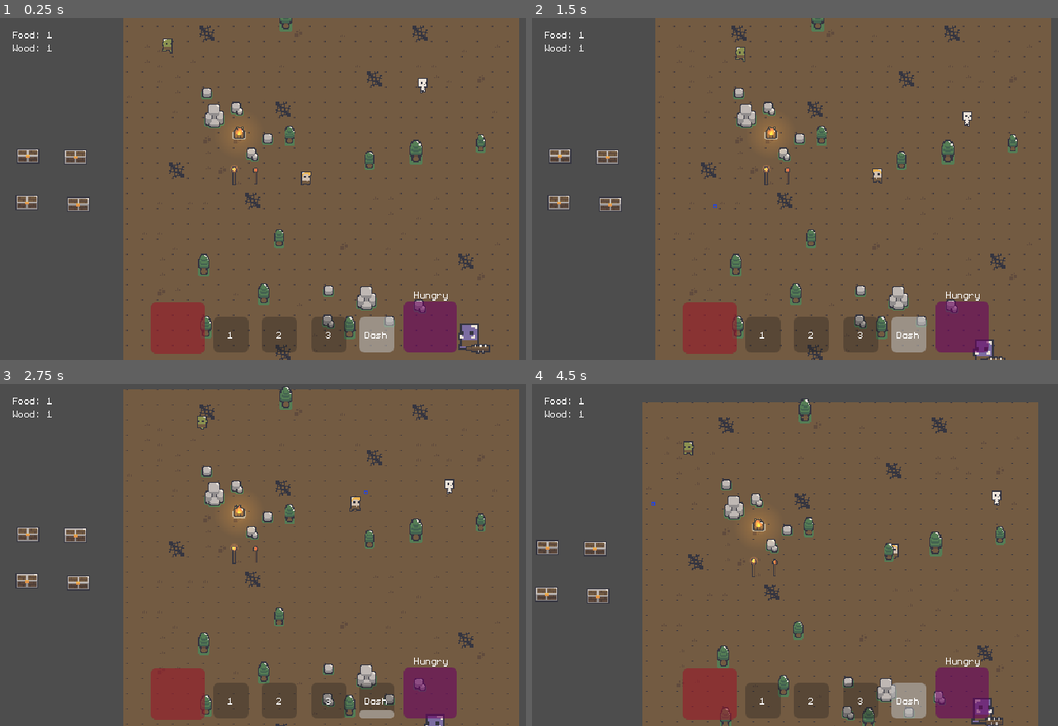
Above: before the commit, frames 1-4 (two rows, left to right).
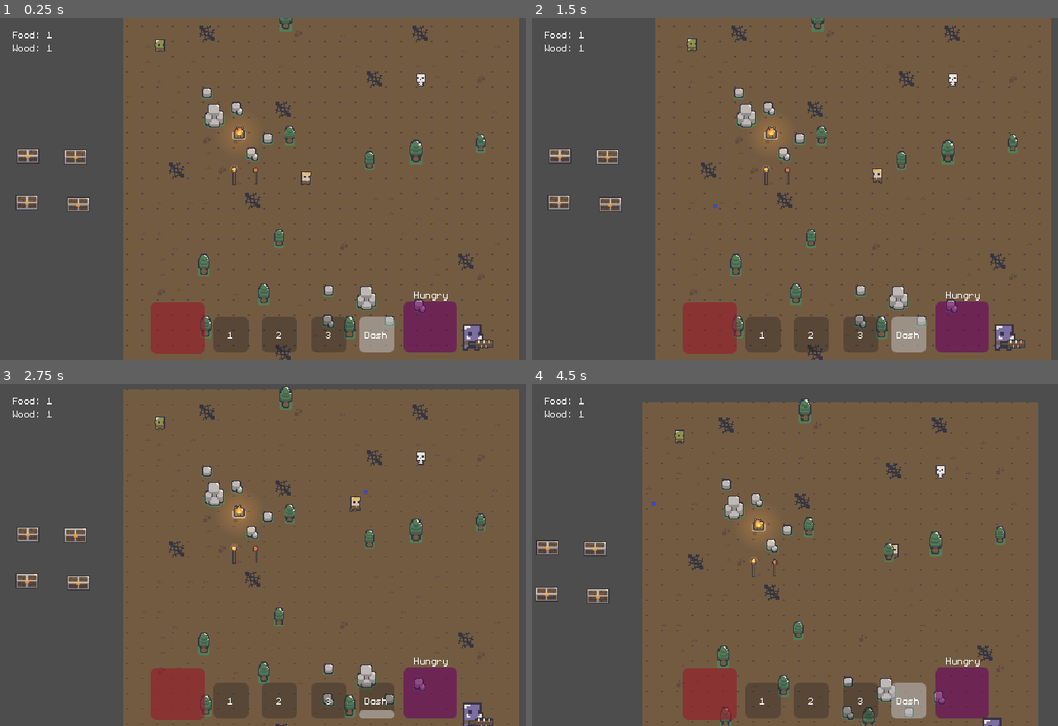
Above: after the commit, the same moments.

Repository: qmarsala/DeliciousDungeon
Game: Godot game, scene res://scenes/debug.tscn
Same seed, same stepped clock (60 frames per second), same inputs: the game is played once before the commit and once after it. This scene is started directly instead of the project's main scene.
Inputs (mouse positions are in pixels of both pictures, inside the frame that each line leads up to):
- Up to frame 1 (0.25 s): no input
- Up to frame 2 (1.5 s): move the mouse to (968, 171) at 0.52 s; tap Q (ability_one) at 0.6, 1.35 s; click (968, 171) at 0.67 s; move the mouse to (716, 206) at 1.27 s; click (716, 206) at 1.42 s
- Up to frame 3 (2.75 s): move the mouse to (362, 479) at 2.02 s; hold Right mouse button (dash) from 2.03 s (still down); click (362, 479) at 2.17 s; tap Q (ability_one) at 2.3 s
- Up to frame 4 (4.5 s): move the mouse to (805, 623) at 2.77 s; release Right mouse button (dash) at 2.78 s; tap F (interact) at 2.85 s; click (805, 623) at 2.92 s; tap Q (ability_one) at 3.05, 3.8, 4.35 s; move the mouse to (1021, 606) at 3.52 s; press the mouse at (1021, 606) at 3.53 s; move the mouse to (652, 503) at 4.27 s; release the mouse at (652, 503) at 4.28 s; click (652, 503) at 4.42 s

The runs differ from the first frame. In frame 1, 0.5% of the frame differs, in the area x 29-94%, y 6-99%; in frame 2, 0.7%, in the area x 29-94%, y 6-100%; in frame 3, 0.6%; in frame 4, 0.6%.
Error after the commit: Parse Error: Too few arguments for "apply()" call. Expected at least 2 but received 1. (res://assets/scripts/enemies/enemy.gd:25)

Commit message:
add first melee weapon and extend status_effects to mutate states (poc)

Diff:
--- /dev/null
+++ b/src/assets/resources/abilities/sword_stab.tres
@@ -0,0 +1,20 @@
+[gd_resource type="Resource" script_class="AbilityData" load_steps=6 format=3 uid="uid://bbipk0xulhe0j"]
+
+[ext_resource type="PackedScene" uid="uid://cvxvecph7j317" path="res://scenes/melee/sword_stab.tscn" id="1_4465o"]
+[ext_resource type="AudioStream" uid="uid://cqthkgiabjwqh" path="res://assets/audio/MeleeSwing.wav" id="1_b6omi"]
+[ext_resource type="Script" path="res://assets/resources/abilities/ability_data.gd" id="1_s64vy"]
+[ext_resource type="Script" path="res://assets/resources/status_effects/status_effect.gd" id="2_d1b7f"]
+[ext_resource type="Resource" uid="uid://boby8lv0fqfht" path="res://assets/resources/status_effects/bleeding.tres" id="4_cbetj"]
+
+[resource]
+script = ExtResource("1_s64vy")
+has_scene = true
+scene = ExtResource("1_4465o")
+animation_name = "stab"
+target_self = false
+ability_sound = ExtResource("1_b6omi")
+cast_time = 0.0
+cooldown = 3.5
+damage = Array[float]([1.0])
+status_effects = Array[ExtResource("2_d1b7f")]([ExtResource("4_cbetj")])
+input_event = "ability_one"
--- /dev/null
+++ b/src/assets/resources/abilities/sword_swing.tres
@@ -0,0 +1,21 @@
+[gd_resource type="Resource" script_class="AbilityData" load_steps=6 format=3 uid="uid://43lcogjjbhl7"]
+
+[ext_resource type="AudioStream" uid="uid://cqthkgiabjwqh" path="res://assets/audio/MeleeSwing.wav" id="1_m8wlm"]
+[ext_resource type="Script" path="res://assets/resources/abilities/ability_data.gd" id="1_ute8q"]
+[ext_resource type="Script" path="res://assets/resources/status_effects/status_effect.gd" id="2_q0k5i"]
+[ext_resource type="PackedScene" uid="uid://do1nl314r0yo1" path="res://scenes/melee/sword_swing.tscn" id="2_xn6ko"]
+[ext_resource type="Resource" uid="uid://bk1011e0b4g8c" path="res://assets/resources/status_effects/bleed_to_stun_synergy.tres" id="4_midti"]
+
+[resource]
+script = ExtResource("1_ute8q")
+has_scene = true
+scene = ExtResource("2_xn6ko")
+animation_name = "attack"
+target_self = false
+ability_sound = ExtResource("1_m8wlm")
+cast_time = 0.0
+cooldown = 0.5
+damage = Array[float]([3.0])
+status_effects = Array[ExtResource("2_q0k5i")]([])
+status_effect_synergy = ExtResource("4_midti")
+input_event = "ability_two"
--- /dev/null
+++ b/src/assets/resources/items/sword_levelone.tres
@@ -0,0 +1,10 @@
+[gd_resource type="Resource" script_class="Item" load_steps=4 format=3 uid="uid://ct3q2kfll6fxs"]
+
+[ext_resource type="Script" path="res://assets/resources/items/item.gd" id="1_du24l"]
+[ext_resource type="Resource" uid="uid://c5y76p8h84ip0" path="res://assets/resources/weapons/sword_levelone.tres" id="1_gsjug"]
+[ext_resource type="PackedScene" uid="uid://bfc8242vq64ru" path="res://scenes/items/sword.tscn" id="2_nepyu"]
+
+[resource]
+script = ExtResource("1_du24l")
+data = ExtResource("1_gsjug")
+scene = ExtResource("2_nepyu")
--- /dev/null
+++ b/src/assets/resources/status_effects/bleed_to_stun_synergy.tres
@@ -0,0 +1,12 @@
+[gd_resource type="Resource" script_class="StatusEffectSynergy" load_steps=4 format=3 uid="uid://bk1011e0b4g8c"]
+
+[ext_resource type="Resource" uid="uid://cpnpp44id1l27" path="res://assets/resources/status_effects/stunned.tres" id="1_2w24u"]
+[ext_resource type="Script" path="res://assets/resources/status_effects/status_effect_synergy.gd" id="1_k7e3c"]
+[ext_resource type="Resource" uid="uid://boby8lv0fqfht" path="res://assets/resources/status_effects/bleeding.tres" id="2_sbflb"]
+
+[resource]
+script = ExtResource("1_k7e3c")
+status_effect = ExtResource("2_sbflb")
+bonus_damage_modifier = 0.0
+adds_new_effect = true
+added_status_effect = ExtResource("1_2w24u")
--- /dev/null
+++ b/src/assets/resources/status_effects/recovering.tres
@@ -0,0 +1,16 @@
+[gd_resource type="Resource" script_class="StatusEffect" load_steps=2 format=3 uid="uid://cwi1oqkffc2pk"]
+
+[ext_resource type="Script" path="res://assets/resources/status_effects/status_effect.gd" id="1_28yn5"]
+
+[resource]
+script = ExtResource("1_28yn5")
+effect_name = "recovering"
+tick_rate = 1.0
+total_time = 4.0
+damage = 0.0
+heal = 0.0
+stack_bonus_modifier = 1.0
+max_stack_size = 1
+can_extend = false
+modifies_state = false
+new_state = "EnemyIdleState"
--- a/src/assets/resources/status_effects/status_effect.gd
+++ b/src/assets/resources/status_effects/status_effect.gd
@@ -2,12 +2,23 @@
 extends Resource
 
 @export var effect_name: String
+@export var blocked_by_effect: StatusEffect
 @export var tick_rate: float
 @export var total_time: float
 @export var damage: float
 @export var heal: float
 @export var stack_bonus_modifier: float = 0
 @export var max_stack_size: int = 3
+@export var can_extend: bool = true
+
+# not sure about this - also currently only works on enemies
+# some status effects may want to toggle state though
+#  we could pass in a new state to state contract that works for enem and player
+#  or figure out something else
+@export var modifies_state: bool
+# this also means a state must be implemented for the status
+# and only one effect that alters state could be active at any time
+@export var new_state: String = "EnemyIdleState"
 
 var is_applied: bool
 var applied_at: float = 0
@@ -15,7 +26,8 @@
 var stack_count: float = 1
 var tick_count: float = 0
 
-func apply(health_component: HealthComponent):
+# should apply add itself to the status component, and tick do these things?
+func apply(health_component: HealthComponent, state_machine: EnemyStateMachine):
 	if not health_component: return
 	var applied_heal = heal
 	var applied_damage = damage
@@ -26,20 +38,26 @@
 		health_component.heal(applied_heal)
 	if applied_damage > 0:
 		health_component.receive_damage(applied_damage)
+	if modifies_state:
+		state_machine.transition_to(new_state)
 
 func extend(time):
-	print('extend')
 	stack_count = clamp(stack_count + 1, 1, max_stack_size)
-	print(stack_count)
-	applied_at = time
+	if can_extend:
+		applied_at = time
 
 func tick(time: float):
+	print(effect_name)
 	if not is_applied:
 		applied_at = time
 		is_applied = true
 	last_tick_at = time
 	tick_count += 1
 
+func on_expired(status_effect_component: StatusEffectComponent):
+	if blocked_by_effect:
+		status_effect_component.apply_effect(blocked_by_effect)
+
 func is_applicable(time: float) -> bool:
 	return is_applied && time - last_tick_at >= tick_rate and !is_expired(time)
 
--- a/src/assets/resources/status_effects/status_effect_synergy.gd
+++ b/src/assets/resources/status_effects/status_effect_synergy.gd
@@ -4,6 +4,10 @@
 #todo: what else do we want these things to do?
 @export var status_effect: StatusEffect
 @export var bonus_damage_modifier: float
+@export var adds_new_effect: bool
+@export var added_status_effect: StatusEffect
 
 func apply(attack: Attack) -> void:
-	attack.damage *= bonus_damage_modifier
+	attack.damage += attack.damage * bonus_damage_modifier
+	if adds_new_effect:
+		attack.status_effects.append(added_status_effect)
--- /dev/null
+++ b/src/assets/resources/status_effects/stunned.tres
@@ -0,0 +1,18 @@
+[gd_resource type="Resource" script_class="StatusEffect" load_steps=3 format=3 uid="uid://cpnpp44id1l27"]
+
+[ext_resource type="Script" path="res://assets/resources/status_effects/status_effect.gd" id="1_trmns"]
+[ext_resource type="Resource" uid="uid://cwi1oqkffc2pk" path="res://assets/resources/status_effects/recovering.tres" id="1_wynks"]
+
+[resource]
+script = ExtResource("1_trmns")
+effect_name = "stunned"
+blocked_by_effect = ExtResource("1_wynks")
+tick_rate = 1.0
+total_time = 3.0
+damage = 0.0
+heal = 0.0
+stack_bonus_modifier = 0.0
+max_stack_size = 1
+can_extend = false
+modifies_state = true
+new_state = "EnemyStunnedState"
--- /dev/null
+++ b/src/assets/resources/weapons/sword_levelone.tres
@@ -0,0 +1,16 @@
+[gd_resource type="Resource" script_class="WeaponData" load_steps=5 format=3 uid="uid://c5y76p8h84ip0"]
+
+[ext_resource type="Script" path="res://assets/resources/weapons/weapon_data.gd" id="1_pkkhl"]
+[ext_resource type="Script" path="res://assets/resources/abilities/ability_data.gd" id="2_fa2ta"]
+[ext_resource type="Resource" uid="uid://bbipk0xulhe0j" path="res://assets/resources/abilities/sword_stab.tres" id="3_1yar2"]
+[ext_resource type="Resource" uid="uid://43lcogjjbhl7" path="res://assets/resources/abilities/sword_swing.tres" id="3_oytfk"]
+
+[resource]
+script = ExtResource("1_pkkhl")
+max_range = 15.0
+cooldown_reduction = 0.0
+weapon_abilities = Array[ExtResource("2_fa2ta")]([ExtResource("3_1yar2"), ExtResource("3_oytfk")])
+weapon_level = 1
+item_id = 4
+name = "Sword"
+description = "Pointy"
--- /dev/null
+++ b/src/assets/scripts/sword_swing.gd
@@ -0,0 +1,28 @@
+class_name SwordAttack
+extends Node2D
+
+# feels like once we have all our different types of attacks in place
+# nodes like swordswing may not be needed?
+# the hurtbox it he main thing we need - and a way to init it from ability data
+# what other benefit is there to creating a script for each attack scene?
+# vs one configurable one that reads ability data
+
+@onready var hurtbox: Hurtbox = $MeleeHurtbox
+
+var target_positon = Vector2(0,0)
+var starting_postition = Vector2(0,0)
+var data: AbilityData
+
+func init(ability_data: AbilityData, start: Vector2, target: Vector2) -> void:
+	data = ability_data.duplicate()
+	starting_postition = start
+	target_positon = target
+	global_position = start
+
+func _ready() -> void:
+	look_at(target_positon)
+	var attack = Attack.new()
+	attack.damage = data.damage.front()
+	attack.status_effects = data.status_effects
+	attack.effect_synergy = data.status_effect_synergy
+	hurtbox.init(attack)
--- /dev/null
+++ b/src/scenes/melee/sword_stab.tscn
@@ -0,0 +1,19 @@
+[gd_scene load_steps=4 format=3 uid="uid://cvxvecph7j317"]
+
+[ext_resource type="Script" path="res://assets/scripts/sword_swing.gd" id="1_d1ct4"]
+[ext_resource type="PackedScene" uid="uid://dek57qt07lvfp" path="res://scenes/melee/melee_hurtbox.tscn" id="2_2x2x4"]
+
+[sub_resource type="RectangleShape2D" id="RectangleShape2D_uf4sm"]
+size = Vector2(20, 4)
+
+[node name="SwordStab" type="Node2D"]
+script = ExtResource("1_d1ct4")
+
+[node name="MeleeHurtbox" parent="." instance=ExtResource("2_2x2x4")]
+position = Vector2(10, 0)
+collision_layer = 32
+collision_mask = 64
+monitorable = false
+
+[node name="CollisionShape2D" type="CollisionShape2D" parent="MeleeHurtbox"]
+shape = SubResource("RectangleShape2D_uf4sm")
--- /dev/null
+++ b/src/scenes/melee/sword_swing.tscn
@@ -0,0 +1,18 @@
+[gd_scene load_steps=4 format=3 uid="uid://do1nl314r0yo1"]
+
+[ext_resource type="Script" path="res://assets/scripts/sword_swing.gd" id="1_4i861"]
+[ext_resource type="PackedScene" uid="uid://dek57qt07lvfp" path="res://scenes/melee/melee_hurtbox.tscn" id="1_w8ol4"]
+
+[sub_resource type="CircleShape2D" id="CircleShape2D_aw6bl"]
+
+[node name="SwordSwing" type="Node2D"]
+script = ExtResource("1_4i861")
+
+[node name="MeleeHurtbox" parent="." instance=ExtResource("1_w8ol4")]
+position = Vector2(10, 0)
+collision_layer = 32
+collision_mask = 64
+monitorable = false
+
+[node name="CollisionShape2D" type="CollisionShape2D" parent="MeleeHurtbox"]
+shape = SubResource("CircleShape2D_aw6bl")
